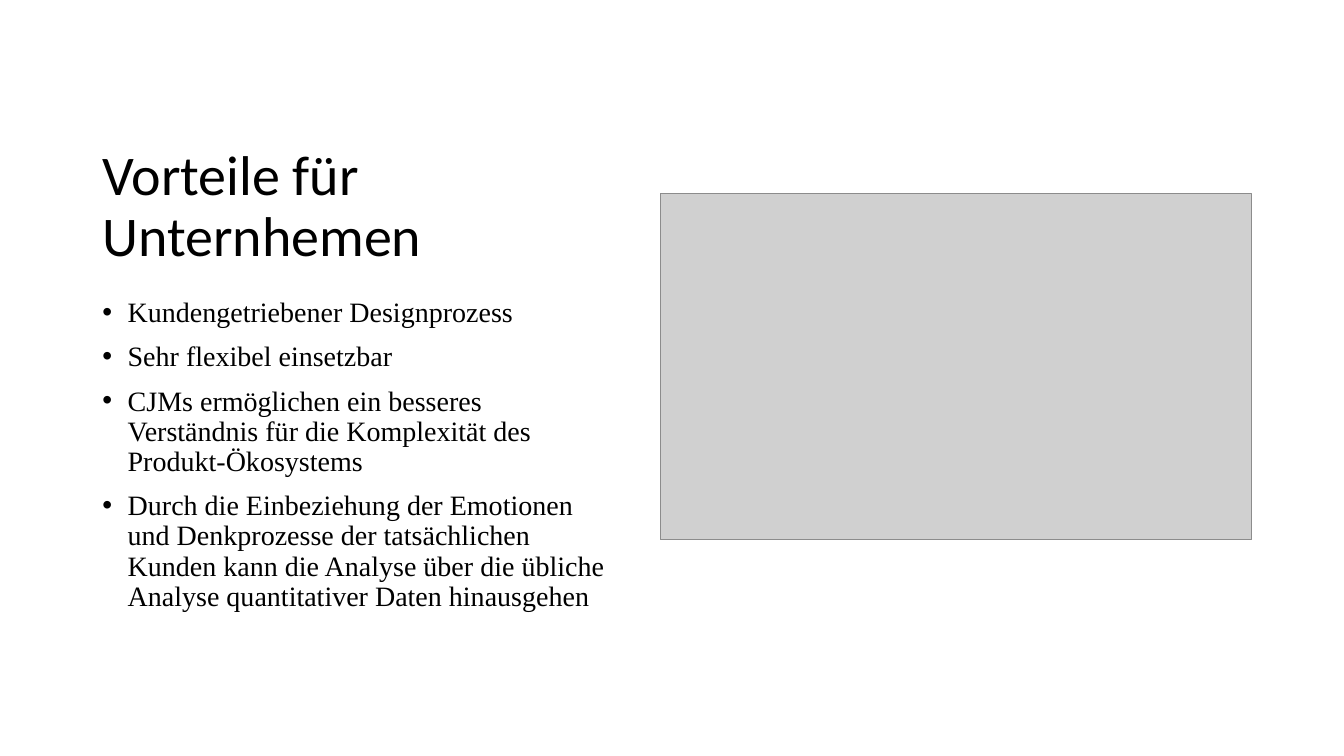
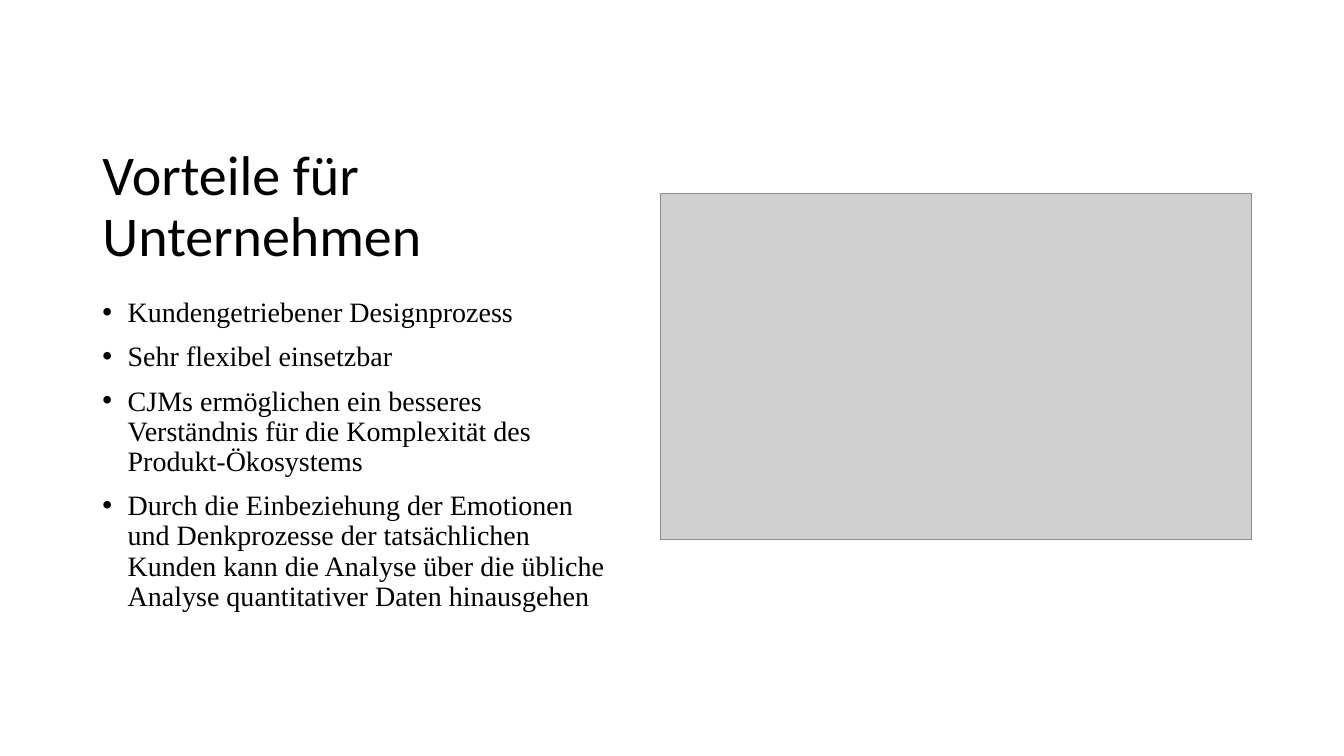
Before and after one commit to TimBoeckel/HCI-Sem-JourneyMaps, a slide deck: slide 12 of Praesentation/Präsentation_Tim.pptx. Drawn at 1344x756 pixels with LibreOffice and Linux fonts; fonts in the diff are those of the drawing; grey boxes stand for pictures. Boxes give left, top, right and bottom in pixels: in the first picture for what was removed or moved away, otherwise in the second. Text is boxed around its words. In the diff, an @@ line names an element or a change of style, - is before the commit and + after.

```diff
--- a/Praesentation/Präsentation_Tim.pptx
+++ b/Praesentation/Präsentation_Tim.pptx
@@ title at box(102, 156, 421, 257): text changed @@
-Vorteile für Unternhemen
+Vorteile für Unternehmen
```
Also in this commit, not shown: 1 other slide changed.
